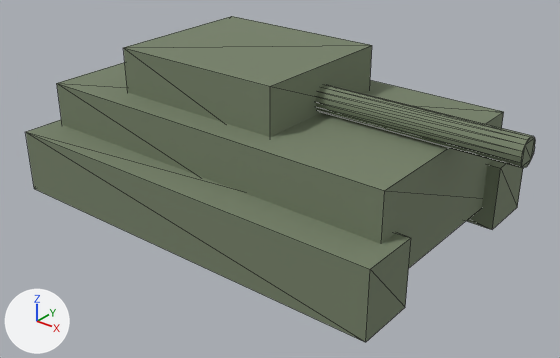
The glTF model assets/models/tank.glb as it was, and as the next commit left it.
One viewpoint serves both versions: a camera (50 mm lens) standing at (3.5, -4.24, 2.93) and looking at (0.23, -0.16, 0.4). Every picture has the same lights, and +X, +Y and +Z are marked at lower left. The first picture is the older version. Mesh edges are drawn as thin lines. Vertices at exactly the same position are counted once.

The scene before the commit, as lines of its bpy script (objects in view):
```python
me_cube = bpy.data.meshes.new('Cube')
me_cube.from_pydata(...)  # a box spanning x -1.5..1.5, y -0.8..0.8, z 0.25..0.95; a box spanning x -1.6..1.6, y 0.62..1.08, z 0.1..0.6; a box spanning x -1.6..1.6, y -1.08..-0.62, z 0.1..0.6; a box spanning x -0.9..0.5, y -0.6..0.6, z 0.8..1.3; a 16-sided cylinder along x spanning x 0.4..2.0, y -0.1..0.1, z 0.95..1.15
me_cube.materials.append(mat_tank)  # greyish green #768169
ob_tank = bpy.data.objects.new('tank', me_cube)
ob_tank.location = (0.0, 0.0, 0.0)
```
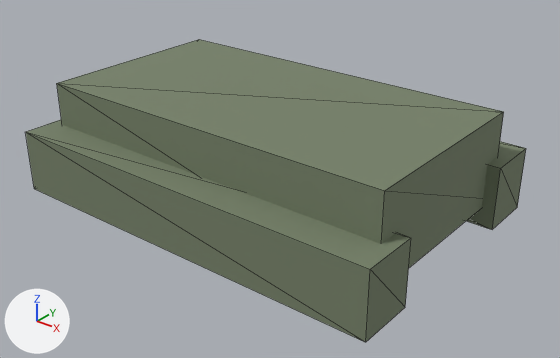
Location of each change, [x1, y1, x2, y2] in pixels of the pictures (560 x 358 px):
```json
{"object": "tank", "change": "reshaped", "before": [25, 16, 535, 342], "after": [25, 39, 526, 342], "on screen": "7% shorter"}
{"part": 1, "of": "me_cube", "change": "deleted", "before": [316, 85, 535, 168]}
{"part": 2, "of": "me_cube", "change": "deleted", "before": [123, 16, 372, 137]}
```

Edits to the scene script, one JSON object a line:
```json
{"block": "me_cube", "where": "# used by ob_tank; location = (0.0, 0.0, 0.0)"}
{"op": "remove", "block": "me_cube", "code": "me_cube.from_pydata(...)  # 64 vertices, 108 faces; spans x -1.6..2.0, y -1.08..1.08, z 0.1..1.3"}
{"op": "add", "block": "me_cube", "code": "me_cube.from_pydata(...)  # 24 vertices, 36 faces; spans x -1.6..1.6, y -1.08..1.08, z 0.1..0.95"}
{"block": "me_cube", "change": "me_cube part 1: the loose piece of 32 vertices spanning x 0.4..2.0, y -0.1..0.1, z 0.95..1.15 is deleted"}
{"block": "me_cube", "change": "me_cube part 2: the loose piece of 8 vertices spanning x -0.9..0.5, y -0.6..0.6, z 0.8..1.3 is deleted"}
```
